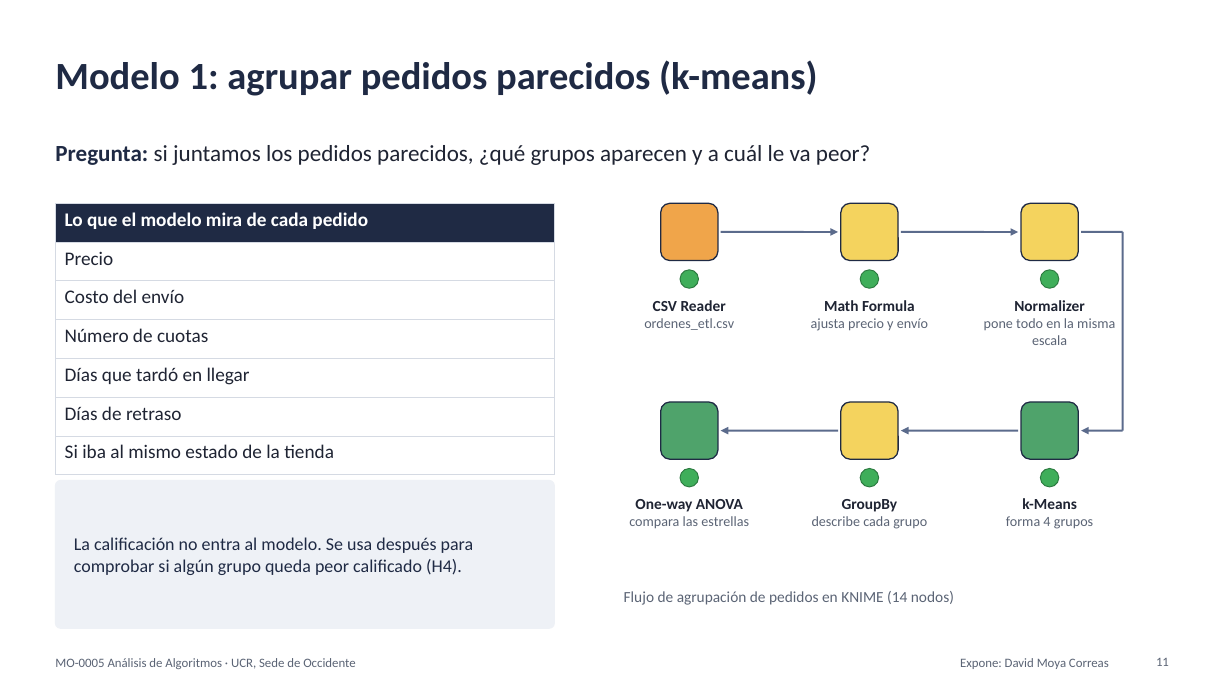
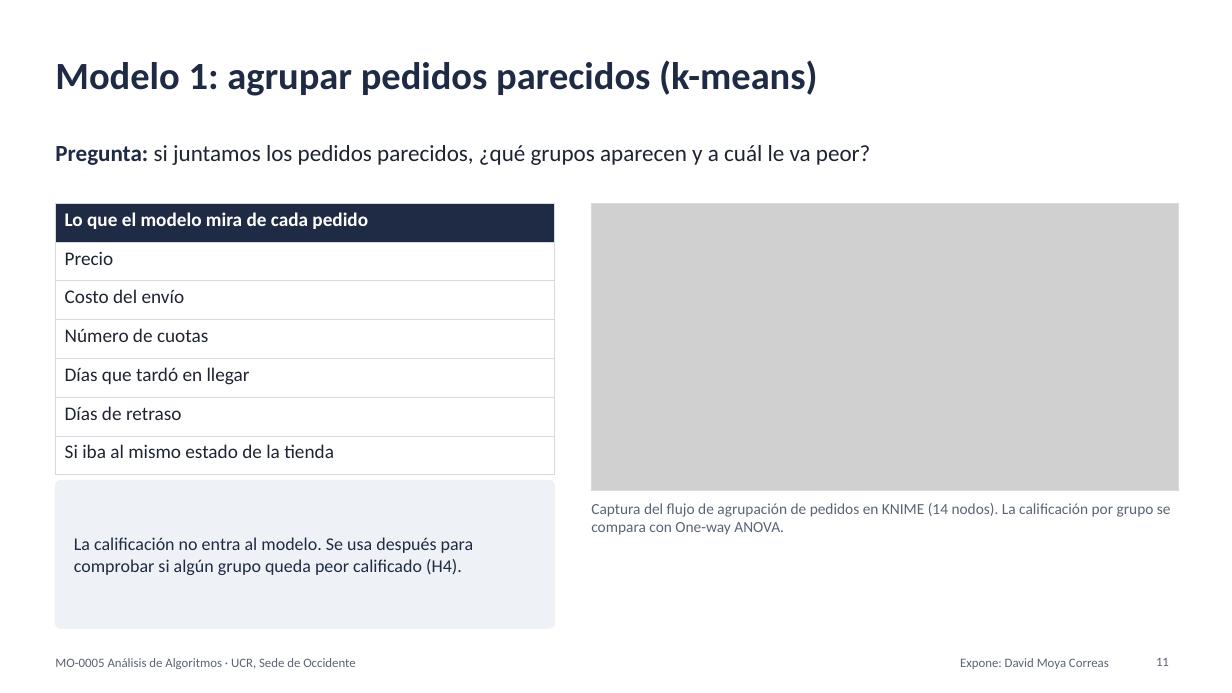
Before and after one commit to FerretoDev/mo0005-ecommerce-ml, a slide deck: slide 11 of presentacion/presentacion.pptx. Drawn at 1232x693 pixels with LibreOffice and Linux fonts; fonts in the diff are those of the drawing; grey boxes stand for pictures. Boxes give left, top, right and bottom in pixels: in the first picture for what was removed or moved away, otherwise in the second. Text is boxed around its words. In the diff, an @@ line names an element or a change of style, - is before the commit and + after.

```diff
--- a/presentacion/presentacion.pptx
+++ b/presentacion/presentacion.pptx
@@ picture added at [592, 203, 1178, 491] @@
@@ rectangle added at [592, 203, 1178, 491], outline #D5DAE3 0.75 pt @@
@@ rounded rectangle removed at [661, 203, 718, 261] @@
@@ rounded rectangle removed at [841, 203, 898, 261] @@
@@ rounded rectangle removed at [1021, 203, 1079, 261] @@
@@ arrow removed from (721, 232) to (838, 232) @@
@@ arrow removed from (901, 232) to (1019, 232) @@
@@ line removed from (1081, 232) to (1123, 232) @@
@@ line removed from (1123, 232) to (1123, 431) @@
@@ ellipse removed at [680, 270, 699, 288] @@
@@ ellipse removed at [860, 270, 879, 288] @@
@@ ellipse removed at [1041, 270, 1059, 288] @@
@@ text removed at [644, 300, 734, 330] @@
-CSV Reader
-ordenes_etl.csv
@@ text removed at [811, 300, 928, 331] @@
-Math Formula
-ajusta precio y envío
@@ text removed at [984, 300, 1115, 345] @@
-Normalizer
-pone todo en la misma escala
@@ rounded rectangle removed at [661, 402, 718, 459] @@
@@ rounded rectangle removed at [841, 402, 898, 459] @@
@@ rounded rectangle removed at [1021, 402, 1079, 459] @@
@@ arrow removed from (838, 431) to (721, 431) @@
@@ arrow removed from (1019, 431) to (901, 431) @@
@@ arrow removed from (1123, 431) to (1081, 431) @@
@@ ellipse removed at [680, 469, 699, 487] @@
@@ ellipse removed at [860, 469, 879, 487] @@
@@ ellipse removed at [1041, 469, 1059, 487] @@
@@ text at [591, 503, 1171, 535]: text changed @@
-Flujo de agrupación de pedidos en KNIME (14 nodos)
+Captura del flujo de agrupación de pedidos en KNIME (14 nodos). La calificación por grupo se compara con One-way ANOVA.
@@ text removed at [629, 499, 749, 529] @@
-One-way ANOVA
-compara las estrellas
@@ text removed at [812, 499, 927, 529] @@
-GroupBy
-describe cada grupo
@@ text removed at [1006, 498, 1093, 529] @@
-k-Means
-forma 4 grupos
```
Also in this commit, not shown: 19 other slides changed, 7 other files.
